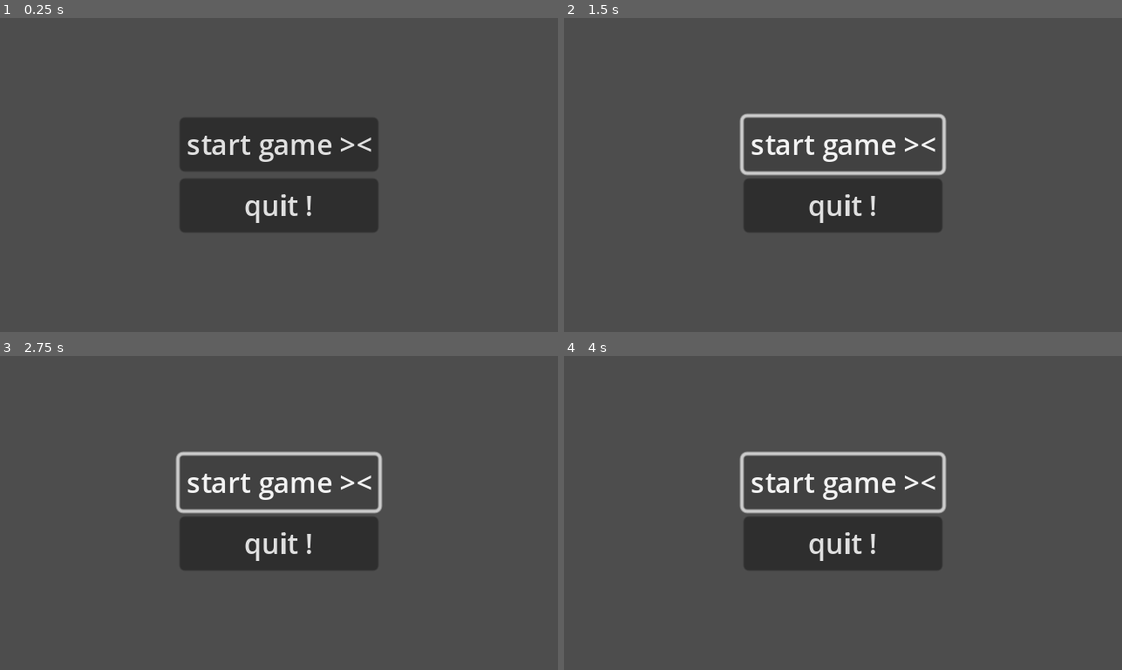
Above: before the commit, frames 1-4 (two rows, left to right).
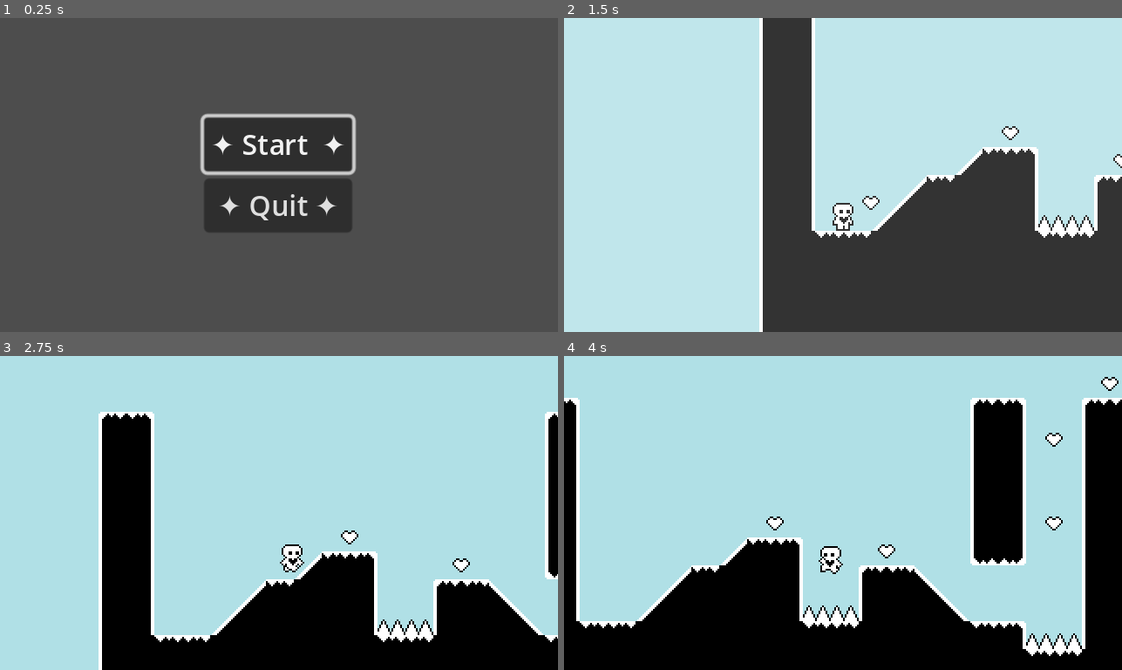
Above: after the commit, the same moments.

Repository: dewy-git/HeartPlatformer
Game: Godot game, scene res://scenes/start_menu.tscn
The game is run twice, just before and just after one commit, with the same random seed, the same clock (stepped at 60 frames per second) and the same inputs.
Inputs (mouse positions are in pixels of both pictures, inside the frame that each line leads up to):
- Up to frame 1 (0.25 s): no input
- Up to frame 2 (1.5 s): click "start game ><" (after the commit: "✦ Start ✦") at 0.5 s; click (843, 143) at 1.25 s, where only the run before the commit has a clickable "start game ><"
- Up to frame 3 (2.75 s): tap Enter at 2 s; hold Right (ui_right) from 2.03 s (still down); tap Up (ui_up) at 2.1, 2.27, 2.57 s
- Up to frame 4 (4 s): tap Up (ui_up) at 2.85, 3.02, 3.32, 3.6 s; release Right (ui_right) at 3.53 s; hold Left (ui_left) from 3.53 s (still down)

The runs differ from the first frame. In frame 1, 5.2% of the frame differs, in the area x 32-68%, y 30-69%; in frame 2, 96%; in frame 3, 100%, in the area x 0-100%, y 0-100%; in frame 4, 100%.
Error before the commit: Invalid access to property or key 'change' on a base object of type 'SceneTree'. (res://scenes/start_menu.gd:7)

Commit message:
progress check 10 (start menu) also now has WASD controls

Diff:
--- a/project.godot
+++ b/project.godot
@@ -28,6 +28,49 @@
 window/size/window_height_override=720
 window/stretch/mode="canvas_items"
 
+[input]
+
+ui_accept={
+"deadzone": 0.5,
+"events": [Object(InputEventKey,"resource_local_to_scene":false,"resource_name":"","device":0,"window_id":0,"alt_pressed":false,"shift_pressed":false,"ctrl_pressed":false,"meta_pressed":false,"pressed":false,"keycode":4194309,"physical_keycode":0,"key_label":0,"unicode":0,"echo":false,"script":null)
+, Object(InputEventKey,"resource_local_to_scene":false,"resource_name":"","device":0,"window_id":0,"alt_pressed":false,"shift_pressed":false,"ctrl_pressed":false,"meta_pressed":false,"pressed":false,"keycode":4194310,"physical_keycode":0,"key_label":0,"unicode":0,"echo":false,"script":null)
+, Object(InputEventKey,"resource_local_to_scene":false,"resource_name":"","device":0,"window_id":0,"alt_pressed":false,"shift_pressed":false,"ctrl_pressed":false,"meta_pressed":false,"pressed":false,"keycode":32,"physical_keycode":0,"key_label":0,"unicode":32,"echo":false,"script":null)
+, Object(InputEventKey,"resource_local_to_scene":false,"resource_name":"","device":-1,"window_id":0,"alt_pressed":false,"shift_pressed":false,"ctrl_pressed":false,"meta_pressed":false,"pressed":false,"keycode":0,"physical_keycode":74,"key_label":0,"unicode":106,"echo":false,"script":null)
+]
+}
+ui_left={
+"deadzone": 0.5,
+"events": [Object(InputEventKey,"resource_local_to_scene":false,"resource_name":"","device":0,"window_id":0,"alt_pressed":false,"shift_pressed":false,"ctrl_pressed":false,"meta_pressed":false,"pressed":false,"keycode":4194319,"physical_keycode":0,"key_label":0,"unicode":0,"echo":false,"script":null)
+, Object(InputEventJoypadButton,"resource_local_to_scene":false,"resource_name":"","device":0,"button_index":13,"pressure":0.0,"pressed":false,"script":null)
+, Object(InputEventJoypadMotion,"resource_local_to_scene":false,"resource_name":"","device":0,"axis":0,"axis_value":-1.0,"script":null)
+, Object(InputEventKey,"resource_local_to_scene":false,"resource_name":"","device":-1,"window_id":0,"alt_pressed":false,"shift_pressed":false,"ctrl_pressed":false,"meta_pressed":false,"pressed":false,"keycode":0,"physical_keycode":65,"key_label":0,"unicode":97,"echo":false,"script":null)
+]
+}
+ui_right={
+"deadzone": 0.5,
+"events": [Object(InputEventKey,"resource_local_to_scene":false,"resource_name":"","device":0,"window_id":0,"alt_pressed":false,"shift_pressed":false,"ctrl_pressed":false,"meta_pressed":false,"pressed":false,"keycode":4194321,"physical_keycode":0,"key_label":0,"unicode":0,"echo":false,"script":null)
+, Object(InputEventJoypadButton,"resource_local_to_scene":false,"resource_name":"","device":0,"button_index":14,"pressure":0.0,"pressed":false,"script":null)
+, Object(InputEventJoypadMotion,"resource_local_to_scene":false,"resource_name":"","device":0,"axis":0,"axis_value":1.0,"script":null)
+, Object(InputEventKey,"resource_local_to_scene":false,"resource_name":"","device":-1,"window_id":0,"alt_pressed":false,"shift_pressed":false,"ctrl_pressed":false,"meta_pressed":false,"pressed":false,"keycode":0,"physical_keycode":68,"key_label":0,"unicode":100,"echo":false,"script":null)
+]
+}
+ui_up={
+"deadzone": 0.5,
+"events": [Object(InputEventKey,"resource_local_to_scene":false,"resource_name":"","device":0,"window_id":0,"alt_pressed":false,"shift_pressed":false,"ctrl_pressed":false,"meta_pressed":false,"pressed":false,"keycode":4194320,"physical_keycode":0,"key_label":0,"unicode":0,"echo":false,"script":null)
+, Object(InputEventJoypadButton,"resource_local_to_scene":false,"resource_name":"","device":0,"button_index":11,"pressure":0.0,"pressed":false,"script":null)
+, Object(InputEventJoypadMotion,"resource_local_to_scene":false,"resource_name":"","device":0,"axis":1,"axis_value":-1.0,"script":null)
+, Object(InputEventKey,"resource_local_to_scene":false,"resource_name":"","device":-1,"window_id":0,"alt_pressed":false,"shift_pressed":false,"ctrl_pressed":false,"meta_pressed":false,"pressed":false,"keycode":0,"physical_keycode":87,"key_label":0,"unicode":119,"echo":false,"script":null)
+]
+}
+ui_down={
+"deadzone": 0.5,
+"events": [Object(InputEventKey,"resource_local_to_scene":false,"resource_name":"","device":0,"window_id":0,"alt_pressed":false,"shift_pressed":false,"ctrl_pressed":false,"meta_pressed":false,"pressed":false,"keycode":4194322,"physical_keycode":0,"key_label":0,"unicode":0,"echo":false,"script":null)
+, Object(InputEventJoypadButton,"resource_local_to_scene":false,"resource_name":"","device":0,"button_index":12,"pressure":0.0,"pressed":false,"script":null)
+, Object(InputEventJoypadMotion,"resource_local_to_scene":false,"resource_name":"","device":0,"axis":1,"axis_value":1.0,"script":null)
+, Object(InputEventKey,"resource_local_to_scene":false,"resource_name":"","device":-1,"window_id":0,"alt_pressed":false,"shift_pressed":false,"ctrl_pressed":false,"meta_pressed":false,"pressed":false,"keycode":0,"physical_keycode":83,"key_label":0,"unicode":115,"echo":false,"script":null)
+]
+}
+
 [layer_names]
 
 2d_physics/layer_1="World"
--- a/scenes/start_menu.gd
+++ b/scenes/start_menu.gd
@@ -1,11 +1,14 @@
 extends CenterContainer
 
+@onready var start_game_button = %StartGameButton
 
-
+func _ready():
+	start_game_button.grab_focus()
 
 func _on_start_game_button_pressed():
-	get_tree().change.scene_to_file("res://scenes/level_one.tscn")
-
+	await LevelTransition.fade_to_white()
+	get_tree().change_scene_to_file("res://scenes/level_one.tscn")
+	LevelTransition.fade_from_white()
 
 func _on_quit_button_pressed():
 	get_tree().quit()
--- a/scenes/start_menu.tscn
+++ b/scenes/start_menu.tscn
@@ -14,12 +14,13 @@
 layout_mode = 2
 
 [node name="StartGameButton" type="Button" parent="VBoxContainer"]
+unique_name_in_owner = true
 layout_mode = 2
-text = "start game ><"
+text = "✦ Start  ✦"
 
 [node name="QuitButton" type="Button" parent="VBoxContainer"]
 layout_mode = 2
-text = "quit !"
+text = "✦ Quit ✦"
 
 [connection signal="pressed" from="VBoxContainer/StartGameButton" to="." method="_on_start_game_button_pressed"]
 [connection signal="pressed" from="VBoxContainer/QuitButton" to="." method="_on_quit_button_pressed"]
